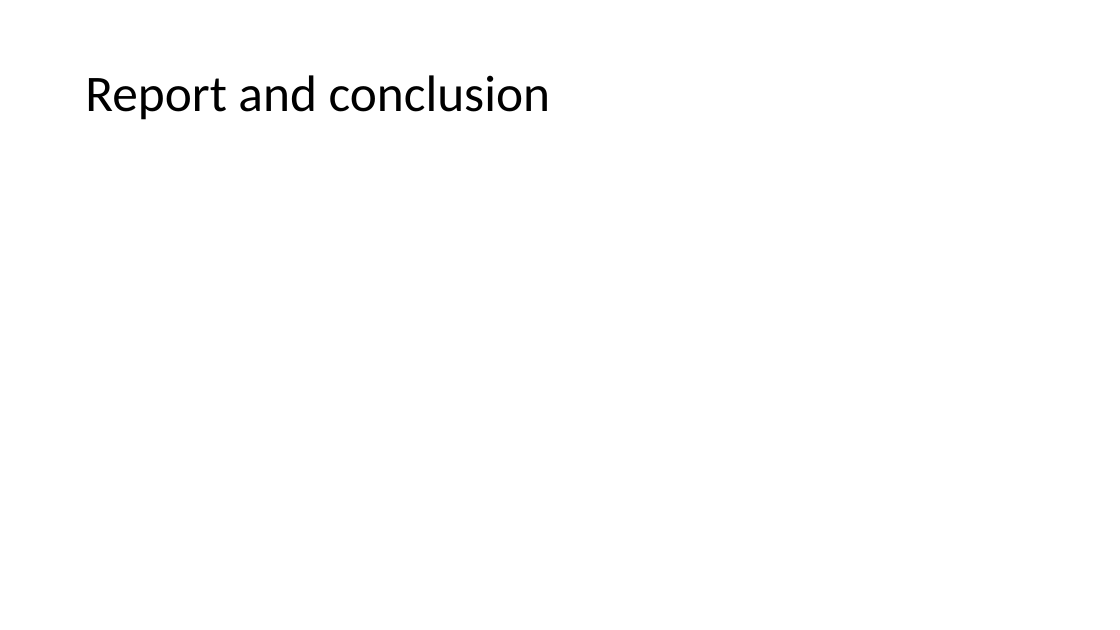
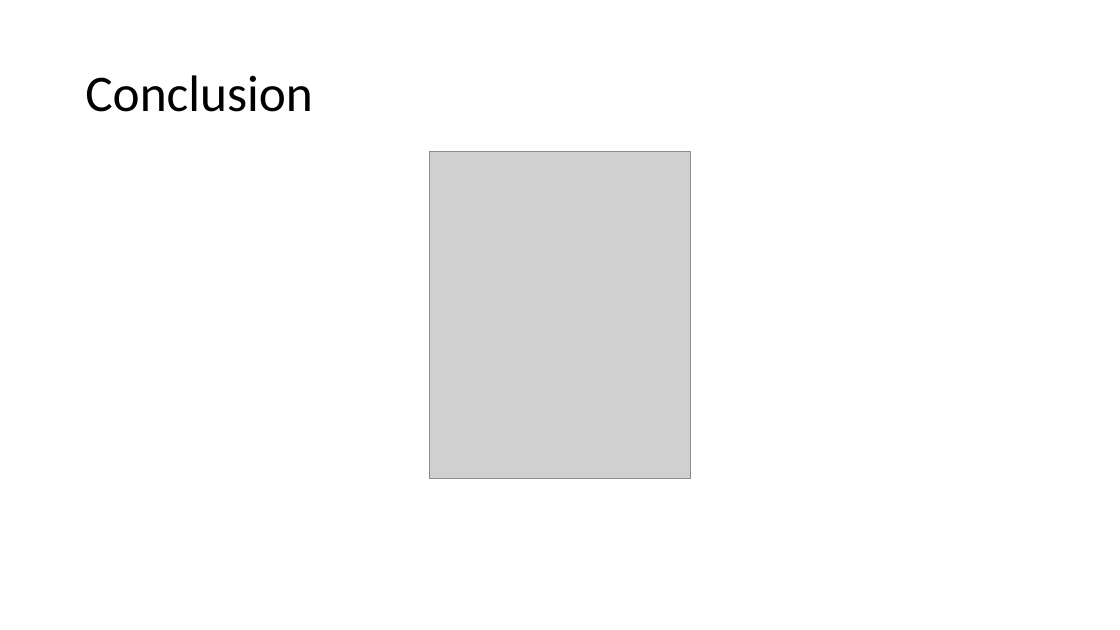
Before and after one commit to Steeven9/toc-satsolver, a slide deck: slide 10 of docs/Presentation/TOC-Presentation.pptx. Drawn at 1120x630 pixels with LibreOffice and Linux fonts; fonts in the diff are those of the drawing; grey boxes stand for pictures. Boxes give left, top, right and bottom in pixels: in the first picture for what was removed or moved away, otherwise in the second. Text is boxed around its words. In the diff, an @@ line names an element or a change of style, - is before the commit and + after.

```diff
--- a/docs/Presentation/TOC-Presentation.pptx
+++ b/docs/Presentation/TOC-Presentation.pptx
@@ title at [85,75,313,112]: text changed @@
-Report and conclusion
+Conclusion
@@ picture added at [429,152,691,479] @@
```
Also in this commit, not shown: 9 other slides changed, 1 slide added, 1 slide removed, 3 other files.
